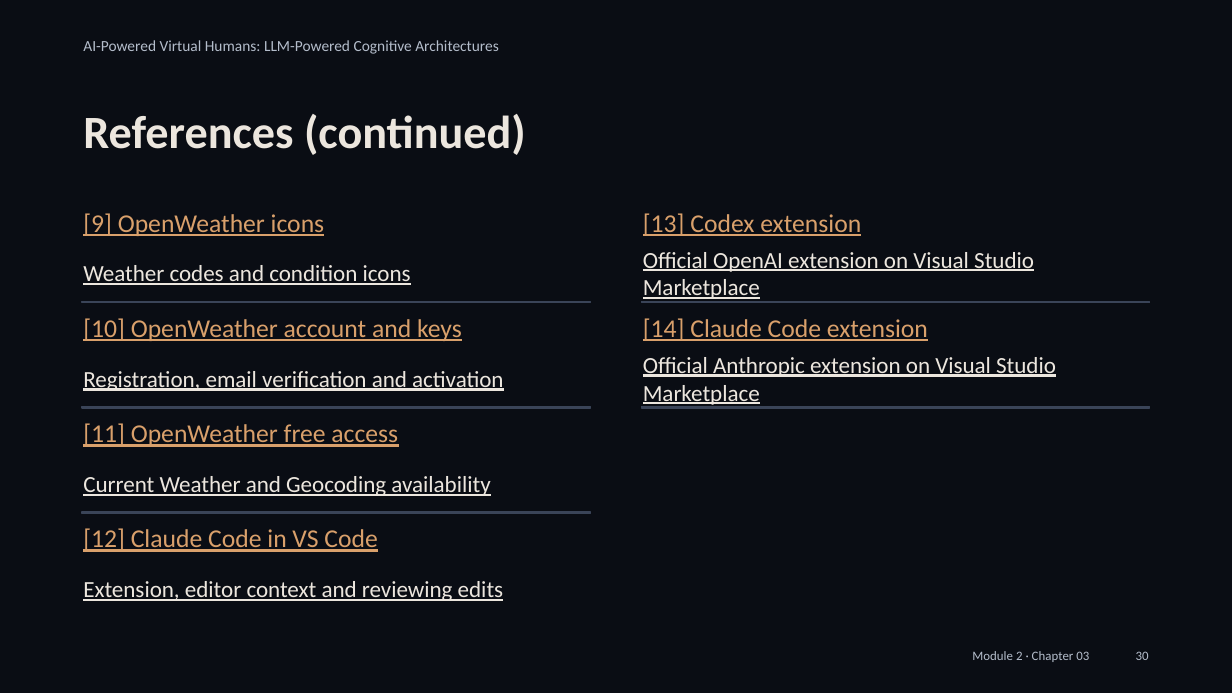
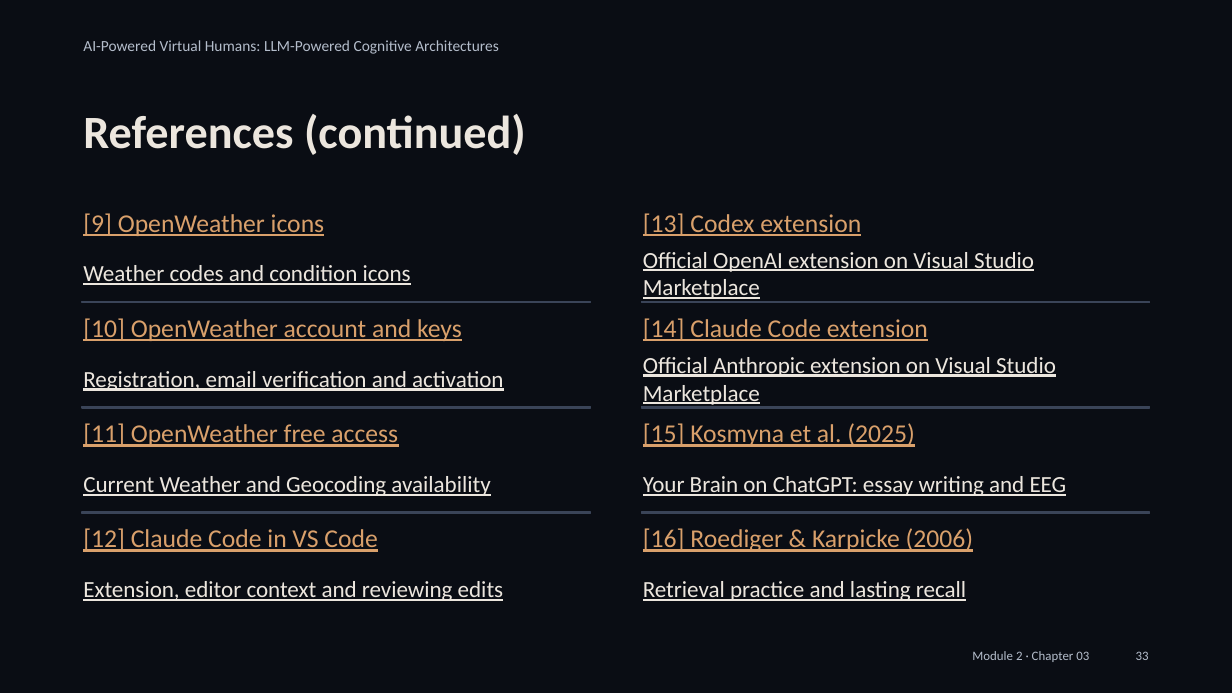
Before and after one commit to alessandropec/virtual-humans-cognitive-architectures, a slide deck: slide 33 of virtual_human_course/Module_2/Chapter_03/Slides/Module_2_Chapter_03_Integration_with_the_Virtual_Human.pptx (slide 30 before the commit). Drawn at 1232x693 pixels with LibreOffice and Linux fonts; fonts in the diff are those of the drawing. Boxes give left, top, right and bottom in pixels: in the first picture for what was removed or moved away, otherwise in the second. Text is boxed around its words. In the diff, an @@ line names an element or a change of style, - is before the commit and + after.

```diff
--- a/virtual_human_course/Module_2/Chapter_03/Slides/Module_2_Chapter_03_Integration_with_the_Virtual_Human.pptx
+++ b/virtual_human_course/Module_2/Chapter_03/Slides/Module_2_Chapter_03_Integration_with_the_Virtual_Human.pptx
@@ text added at box(643, 423, 915, 447), 15 pt, text #D9A06B, underline @@
+[15] Kosmyna et al. (2025)
@@ text added at box(643, 476, 1067, 496), 13.5 pt, text #ECE6DE, underline @@
+Your Brain on ChatGPT: essay writing and EEG
@@ rectangle added at box(642, 513, 1149, 514), fill #3A4458, outline #3A4458 0.75 pt @@
@@ text added at box(643, 528, 973, 552), 15 pt, text #D9A06B, underline @@
+[16] Roediger & Karpicke (2006)
@@ text added at box(643, 581, 966, 601), 13.5 pt, text #ECE6DE, underline @@
+Retrieval practice and lasting recall
@@ text at box(1136, 651, 1149, 660): text changed @@
-30
+33
```
Also in this commit, not shown: 7 other slides changed, 3 slides added, 2 other files.
